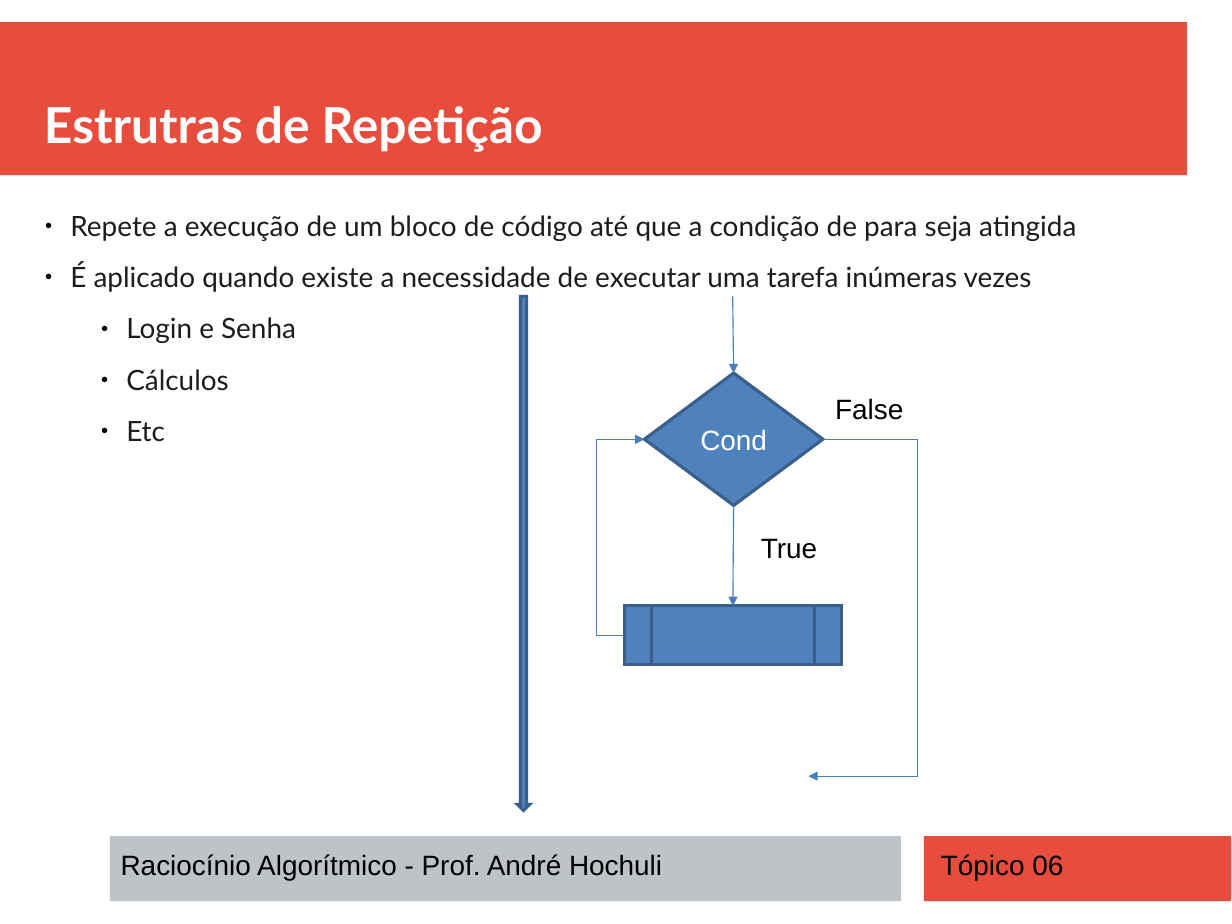
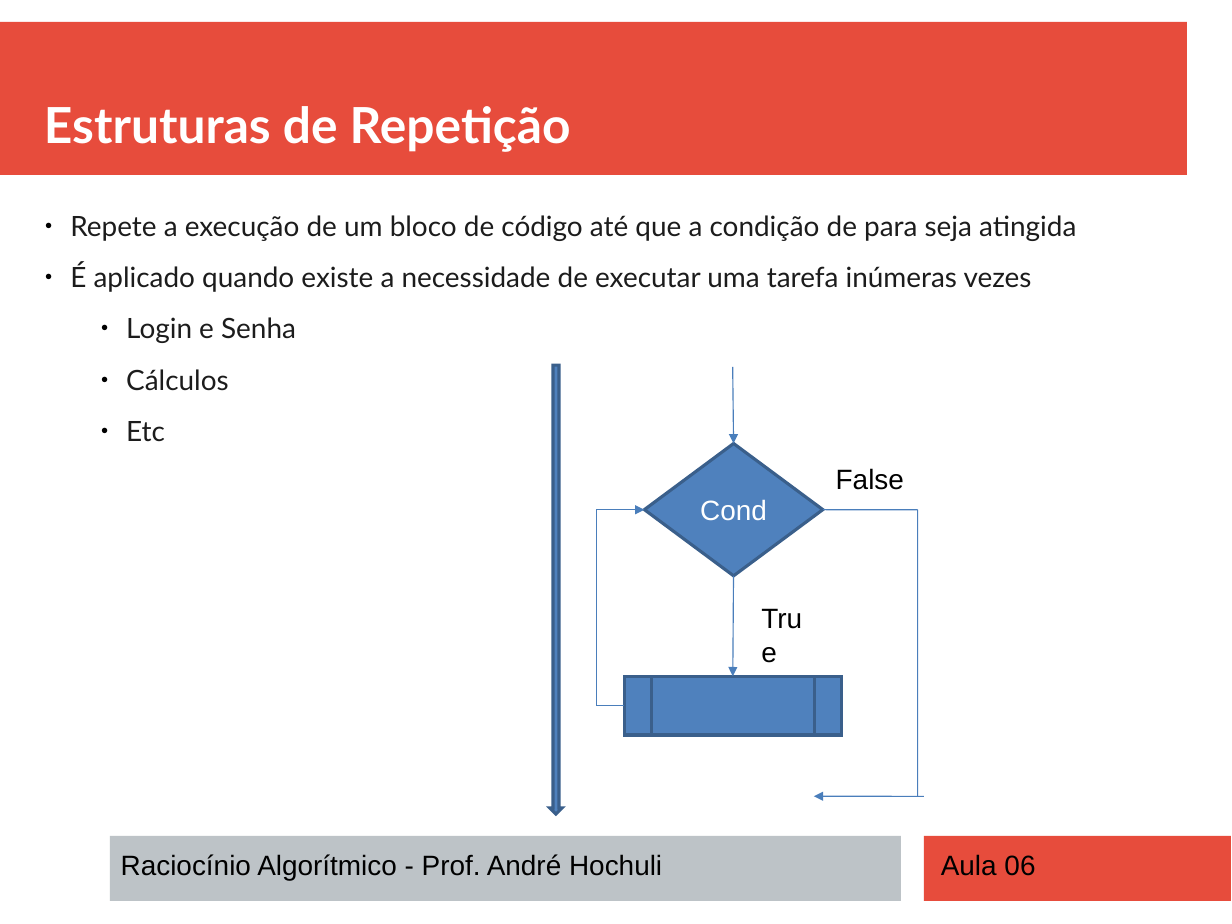
Before and after one commit to andrehochuli/teaching, a slide deck: slide 3 of RaciocinioAlgoritmico/Aula 06 - Estruturas de Repetição (FOR)/Aula 06 - Estruturas de Repetição (FOR).pptx. Drawn at 1232x924 pixels with LibreOffice and Linux fonts; fonts in the diff are those of the drawing. Boxes give left, top, right and bottom in pixels: in the first picture for what was removed or moved away, otherwise in the second. Text is boxed around its words. In the diff, an @@ line names an element or a change of style, - is before the commit and + after.

```diff
--- a/RaciocinioAlgoritmico/Aula 06 - Estruturas de Repetição (FOR)/Aula 06 - Estruturas de Repetição (FOR).pptx
+++ b/RaciocinioAlgoritmico/Aula 06 - Estruturas de Repetição (FOR)/Aula 06 - Estruturas de Repetição (FOR).pptx
@@ text at box(44, 106, 571, 152): text changed @@
-Estrutras de Repetição
+Estruturas de Repetição
@@ arrow removed from (733, 296) to (733, 373) @@
@@ down arrow: place and size @@
-down arrow at box(518, 296, 530, 811)
+down arrow at box(550, 366, 562, 815)
@@ down arrow at box(550, 366, 562, 815): outline #3A5F8C 2 pt to #3A5F8B 2 pt; proportions changed @@
@@ freeform shape added at box(733, 367, 735, 444), outline #4A7EBB 0.75 pt @@
@@ diamond "Cond" at box(645, 444, 824, 576): outline #3A5F8C 2 pt to #3A5F8B 2 pt @@
@@ arrow removed from (733, 505) to (733, 606) @@
@@ 2 texts, 1 diamond, 1 flow chart predefined process, 1 line, 1 elbow arrow: place and size @@
-2 texts, 1 diamond, 1 flow chart predefined process, 1 line, 1 elbow arrow at box(597, 373, 918, 665)
+2 texts, 1 diamond, 1 flow chart predefined process, 1 line, 1 elbow arrow at box(597, 444, 918, 736)
@@ elbow arrow (625, 705) - (645, 510): stroke #4B7EBC 0.75 pt to #4A7EBB 0.75 pt @@
@@ line (823, 510) - (918, 510): stroke #4B7EBC 0.75 pt to #4A7EBB 0.75 pt @@
@@ line moved from (918, 439) - (918, 776) to (918, 510) - (918, 797) @@
@@ line (918, 510) - (918, 797): stroke #4B7EBC 0.75 pt to #4A7EBB 0.75 pt @@
@@ freeform shape added at box(733, 576, 735, 676), outline #4A7EBB 0.75 pt @@
@@ flow chart predefined process at box(625, 676, 842, 736): outline #3A5F8C 2 pt to #3A5F8B 2 pt @@
@@ arrow removed from (918, 776) to (808, 776) @@
@@ freeform shape added at box(814, 797, 923, 797), outline #4A7EBB 0.75 pt @@
@@ text at box(941, 854, 1035, 876): text changed @@
-Tópico 06
+Aula 06
```
Also in this commit, not shown: 12 other slides changed, 25 other files.
